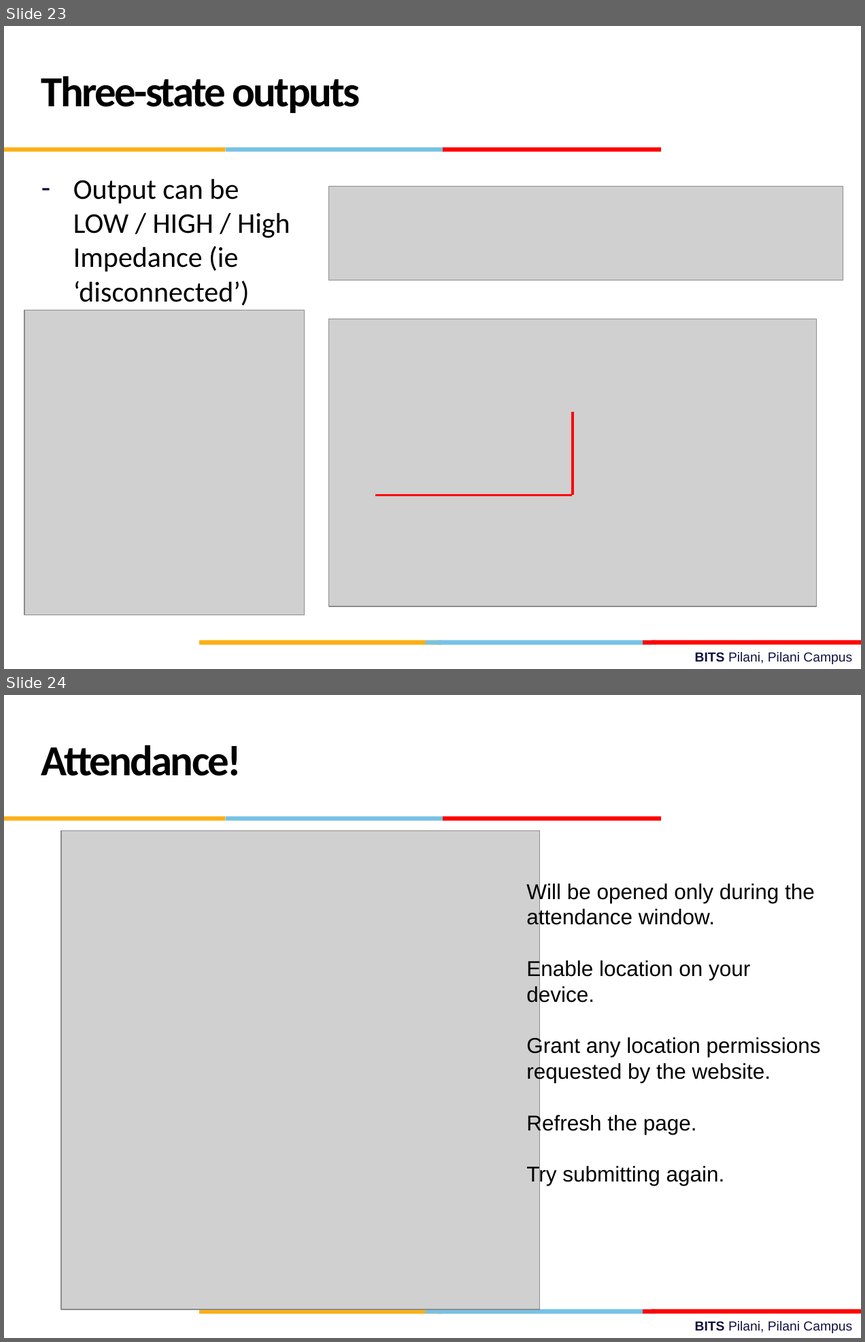
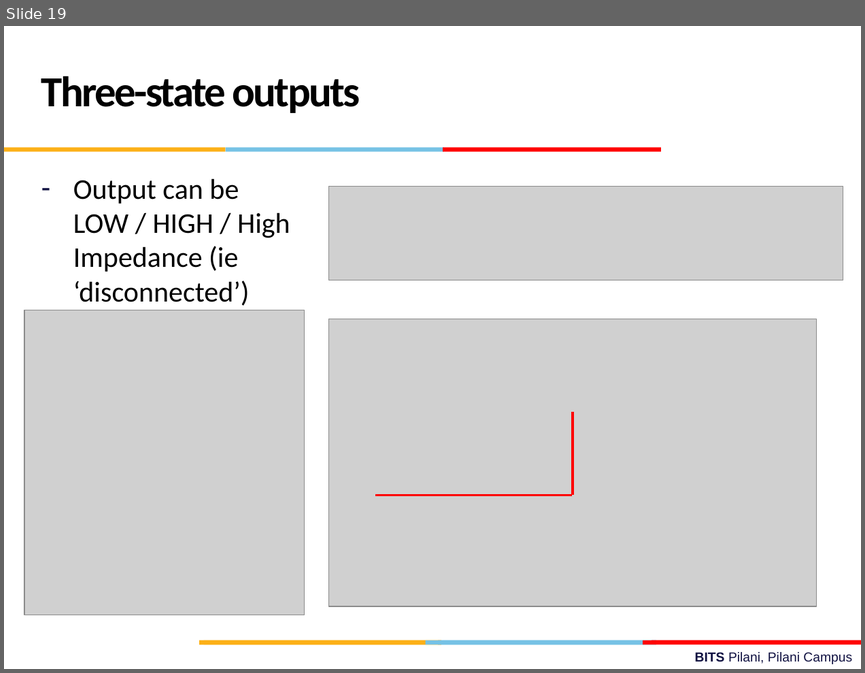
Before and after one commit to gsaurabhr-teaching/f215-2026, a slide deck: Lec-33-34-35.pptx. Shown one above the other, each under a label of ours: slides 23 and 24 before the commit, slide 19 after it. The pictures are 865x1342 and 865x673 pixels, drawn with LibreOffice and Linux fonts; fonts in the diff are those of the drawing; grey boxes stand for pictures; background and template pictures are left out. Boxes give left, top, right and bottom in pixels: in the first picture for what was removed or moved away, otherwise in the second. Text is boxed around its words. In the diff, an @@ line names an element or a change of style, - is before the commit and + after.

```diff
--- a/Lec-33-34-35.pptx
+++ b/Lec-33-34-35.pptx
@@ slide 24 removed at (4, 695, 861, 1338), background #FFFFFF; not listed: 10 template elements that a slide beside it also shows @@
@@ text removed at (41, 745, 242, 776) @@
-Attendance!
@@ picture removed at (61, 830, 540, 1308) @@
@@ text removed at (526, 882, 821, 1185) @@
-Will be opened only during the attendance window.
-Enable location on your device.
-Grant any location permissions requested by the website.
-Refresh the page.
-Try submitting again.
@@ what was slide 23 is now slide 19 @@
```
Also in this commit, not shown: 3 slides changed, 1 other slide removed.
